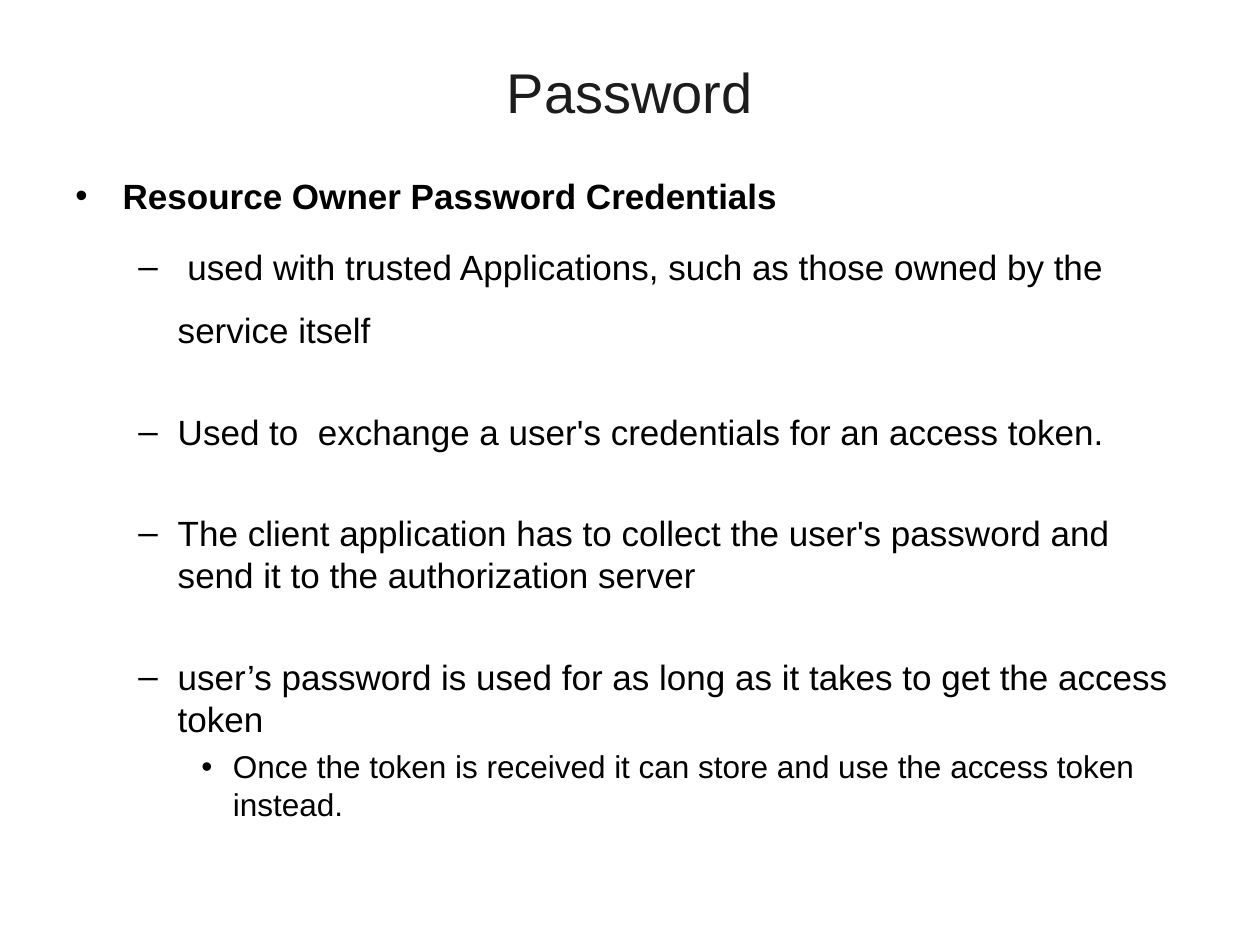
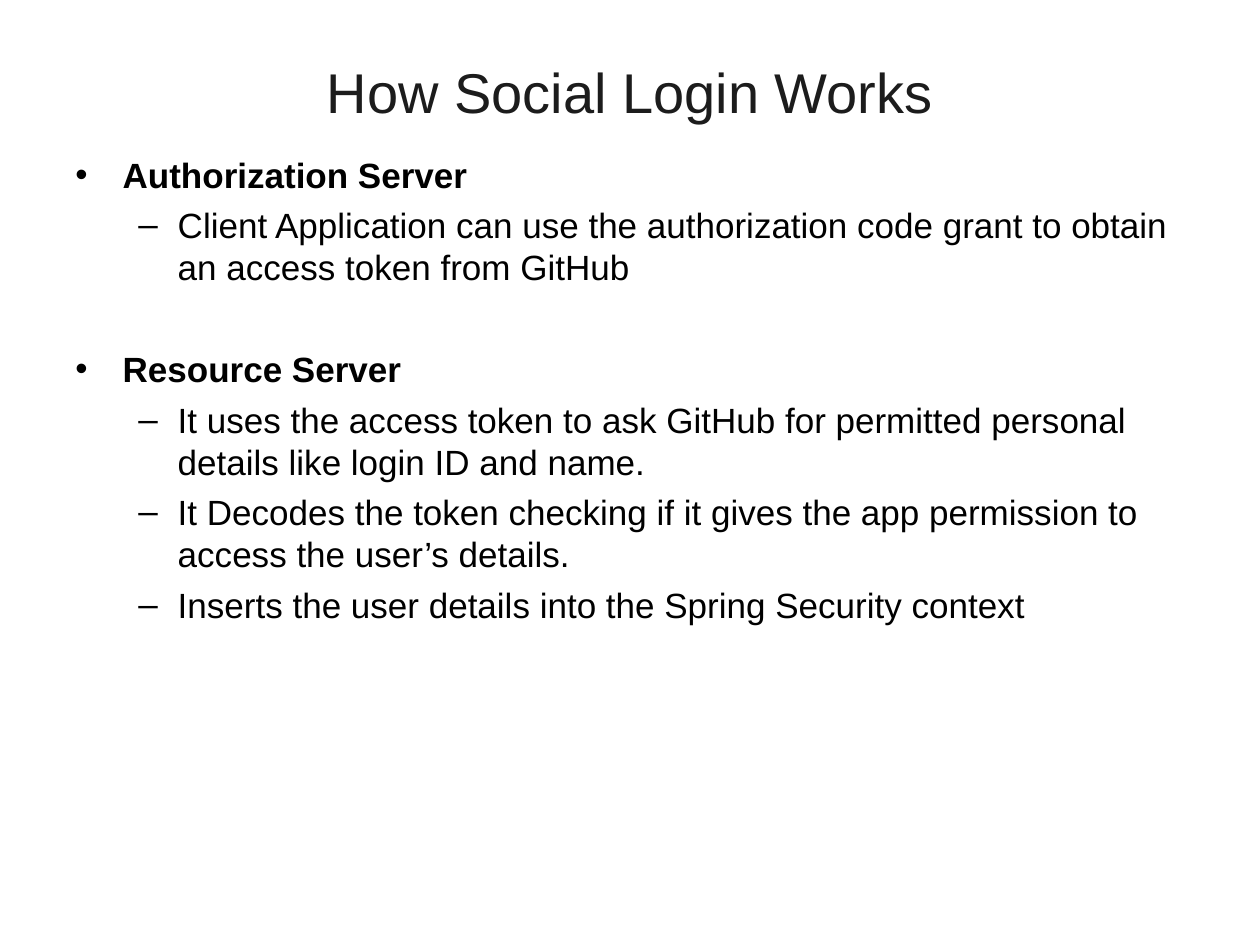
Before and after one commit to vatsank/spring_presentations, a slide deck: slide 81 of SpringMicroService_Module2_Ver01.ppt (slide 41 before the commit). Drawn at 1260x945 pixels with LibreOffice and Linux fonts; fonts in the diff are those of the drawing; background and template pictures are left out. Boxes give left, top, right and bottom in pixels: in the first picture for what was removed or moved away, otherwise in the second. Text is boxed around its words. In the diff, an @@ line names an element or a change of style, - is before the commit and + after.

```diff
--- a/SpringMicroService_Module2_Ver01.ppt
+++ b/SpringMicroService_Module2_Ver01.ppt
@@ title at [327,72,933,124]: text changed @@
-Password
+How Social Login Works
@@ text at [123,162,1166,625]: text changed @@
-• Resource Owner Password Credentials
-  – used with trusted Applications, such as those owned by the service itself
-  – Used to exchange a user's credentials for an access token.
-  – The client application has to collect the user's password and send it to the authorization server
-  – user’s password is used for as long as it takes to get the access token
-    • Once the token is received it can store and use the access token instead.
+• Authorization Server
+  – Client Application can use the authorization code grant to obtain an access token from GitHub
+• Resource Server
+  – It uses the access token to ask GitHub for permitted personal details like login ID and name.
+  – It Decodes the token checking if it gives the app permission to access the user’s details.
+  – Inserts the user details into the Spring Security context
```
Also in this commit, not shown: 25 other slides changed, 49 slides added, 5 slides removed, 2 other files.
